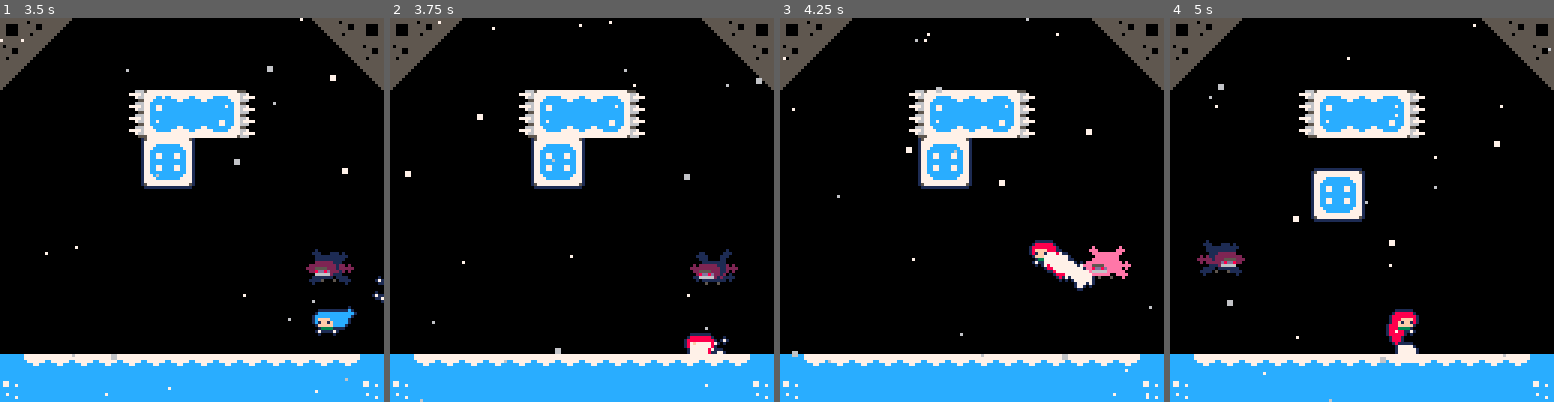
Above: before the commit, frames 1-4 (left to right).
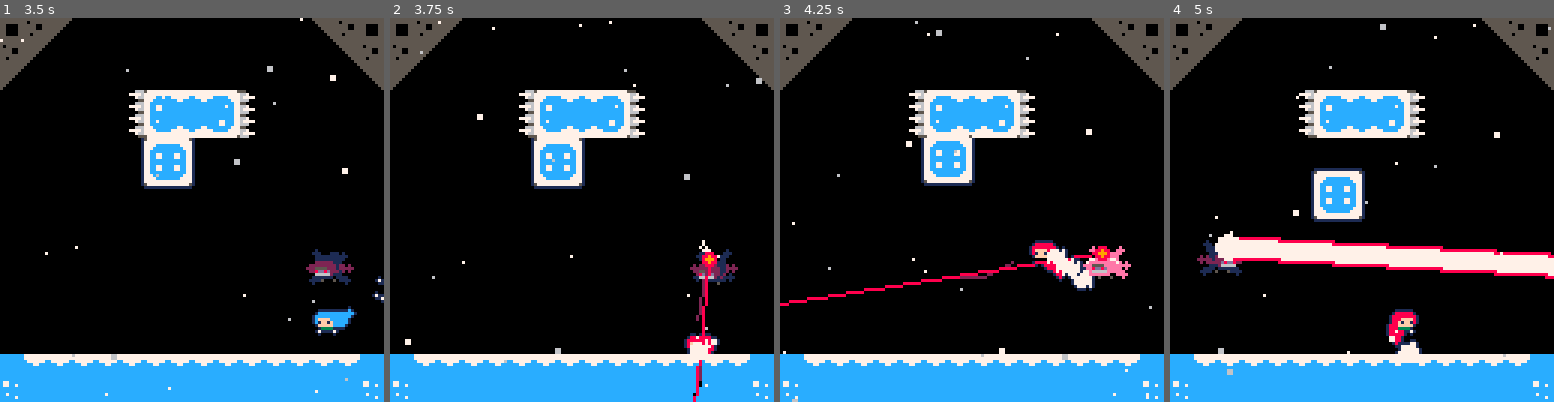
Above: after the commit, the same moments.

Repository: CelesteClassic/newleste.p8
Game: PICO-8 cartridge reflection.p8
Same seed, same stepped clock (60 frames per second), same inputs: the game is played once before the commit and once after it.
Inputs:
- Up to frame 1 (3.5 s): tap X (X key) at 0.33, 1.07, 1.85, 2.97 s; tap O (Z key) at 0.7, 1.7, 2.1, 2.5, 2.9, 3.3 s; hold Right 1.6-2.1 s; hold Up 2.15-2.42 s; hold Right 2.47-3.03 s; hold Left from 3.08 s (still down)
- Up to frame 2 (3.75 s): release Left at 3.58 s; hold Down from 3.63 s (still down); tap O (Z key) at 3.7 s
- Up to frame 3 (4.25 s): release Down at 3.97 s; hold Right from 4.02 s (still down); tap X (X key) at 4.08 s; tap O (Z key) at 4.1 s
- Up to frame 4 (5 s): tap O (Z key) at 4.5, 4.9 s; release Right at 4.68 s; hold Up from 4.73 s (still down)

Frame 1 is identical in both runs. In frame 2, 0.8% of the frame differs, in the area x 3-89%, y 8-100%; in frame 3, 2.4%; in frame 4, 6.0%, in the area x 10-100%, y 1-100%.

Commit message:
laser tokens first pass

Diff:
--- a/old/reflection_badeline.p8
+++ b/old/reflection_badeline.p8
@@ -1451,74 +1451,74 @@
 
   -- badeline background
 
-  foreach(objects,function(o)
-   if o.type == badeline then
-    rectfill(0,0,128,128,0)
-
-    fillp(0b0101101001011010)
-
-    for i=0,127 do
-     offset=sin((frames/15)+(i/150))*3
-
-     for j=-16,256,12 do
-      shrink = (150+(sin((j/4.5)+(frames/30))*30)-i) / 16
-
-      if shrink <= 7.5 then
-       line(j+offset+shrink+1,i+1,j+offset+16-shrink,i+1,1)
-
-       if i > 96 then
-        c=1
-       elseif i > 80 and i < 90 then
-        c=1
-       elseif i > 70 and i < 75 then
-        c=1
-       elseif i > 64 and i < 67 then
-        c=1
-       elseif i > 60 then
-        if i % 2 == 0 then
-         c=2
-        else
-         c=1
-        end
-       else
-        c=2
-       end
-
-       line(j+offset+shrink,i,j+offset+15-shrink,i,c)
-      end
-     end
-    end
-   end
-  end)
+  -- foreach(objects,function(o)
+  --  if o.type == badeline then
+  --   rectfill(0,0,128,128,0)
+
+  --   fillp(0b0101101001011010)
+
+  --   for i=0,127 do
+  --    offset=sin((frames/15)+(i/150))*3
+
+  --    for j=-16,256,12 do
+  --     shrink = (150+(sin((j/4.5)+(frames/30))*30)-i) / 16
+
+  --     if shrink <= 7.5 then
+  --      line(j+offset+shrink+1,i+1,j+offset+16-shrink,i+1,1)
+
+  --      if i > 96 then
+  --       c=1
+  --      elseif i > 80 and i < 90 then
+  --       c=1
+  --      elseif i > 70 and i < 75 then
+  --       c=1
+  --      elseif i > 64 and i < 67 then
+  --       c=1
+  --      elseif i > 60 then
+  --       if i % 2 == 0 then
+  --        c=2
+  --       else
+  --        c=1
+  --       end
+  --      else
+  --       c=2
+  --      end
+
+  --      line(j+offset+shrink,i,j+offset+15-shrink,i,c)
+  --     end
+  --    end
+  --   end
+  --  end
+  -- end)
 
   fillp()
 
-  if anxiety then
-   for i=0,15 do
-    pal(i,12)
-   end
-   map(xtiles,ytiles,-anxiety,0,level_tlength(),level_theight(),4)
-   for i=0,15 do
-    pal(i,8)
-   end
-   map(xtiles,ytiles,anxiety,0,level_tlength(),level_theight(),4)
-  end
+  -- if anxiety then
+  --  for i=0,15 do
+  --   pal(i,12)
+  --  end
+  --  map(xtiles,ytiles,-anxiety,0,level_tlength(),level_theight(),4)
+  --  for i=0,15 do
+  --   pal(i,8)
+  --  end
+  --  map(xtiles,ytiles,anxiety,0,level_tlength(),level_theight(),4)
+  -- end
 
   pal()
 
   -- draw bg terrain
   map(xtiles,ytiles,0,0,level_tlength(),level_theight(),4)
 
-  if anxiety then
-   for i=0,15 do
-    pal(i,12)
-   end
-   map(xtiles,ytiles,-anxiety,0,level_tlength(),level_theight(),2)
-   for i=0,15 do
-    pal(i,8)
-   end
-   map(xtiles,ytiles,anxiety,0,level_tlength(),level_theight(),2)
-  end
+  -- if anxiety then
+  --  for i=0,15 do
+  --   pal(i,12)
+  --  end
+  --  map(xtiles,ytiles,-anxiety,0,level_tlength(),level_theight(),2)
+  --  for i=0,15 do
+  --   pal(i,8)
+  --  end
+  --  map(xtiles,ytiles,anxiety,0,level_tlength(),level_theight(),2)
+  -- end
 
   pal()
 
@@ -1534,20 +1534,20 @@
 
   -- draw objects
   foreach(objects,function(o)
-      anxiety_check=true
-      for i=0,15 do
-       pal(i,12)
-      end
-      camera(2,0)
-      draw_object(o)
-      for i=0,15 do
-       pal(i,8)
-      end
-      camera(-2,0)
-      draw_object(o)
-      anxiety_check=false
-      pal()
-      camera(0,0)
+      -- anxiety_check=true
+      -- for i=0,15 do
+      --  pal(i,12)
+      -- end
+      -- camera(2,0)
+      -- draw_object(o)
+      -- for i=0,15 do
+      --  pal(i,8)
+      -- end
+      -- camera(-2,0)
+      -- draw_object(o)
+      -- anxiety_check=false
+      -- pal()
+      -- camera(0,0)
       draw_object(o)
     end)
 
--- a/reflection.p8
+++ b/reflection.p8
@@ -1014,9 +1014,8 @@
     this.target_x,this.target_y=this.x,this.y
     this.rx,this.ry=this.x,this.y
     --this.hitbox=rectangle(-4,-2,16,12)
-    this.attack=0 --hardcoded for now, will eventually be loaded from level table
+    this.attack=2 --hardcoded for now, will eventually be loaded from level table
     --b=this
-    laser.player=vector(this.x,this.y)
   end,
   update=function(this)
     this.off+=0.005
@@ -1110,15 +1109,7 @@
     badehair(this,1,0.375)
     spr(74,this.x,this.y,1,1,this.flipx)
     pal()
-    for p in all(laser.particles) do
-      p.x+=p.dx
-      p.y+=p.dy
-      pset(p.x,p.y,p.d>5 and 8 or 2)
-      p.d-=1
-      if p.d<1 then
-        del(laser.particles,p)
-      end
-    end
+
   end
 }
 
@@ -1162,8 +1153,8 @@
 end
 
 function rectfillr(x1,y1,x2,y2,a,xc,yc,c)
-  -- rotation about xc,yc
-  local function rc(x,y) return vector(xc+cos(a)*(x-xc)-sin(a)*(y-yc),yc+sin(a)*(x-xc)+cos(a)*(y-yc)) end
+    -- rotation about xc,yc
+  local function rc(x,y) x,y=x-xc,y-yc return vector(xc+cos(a)*x-sin(a)*y,yc+sin(a)*x+cos(a)*y) end
   -- rect points + max/min
   local pts,top,bot=
     {rc(x1,y1),rc(x1,y2),rc(x2,y2),rc(x2,y1)},0x7fff.ffff,0x8000.0000
@@ -1173,8 +1164,8 @@
   -- draw that shit
   for _y=ceil(top),bot do
     local x1,x2=0x7fff.ffff,0x8000.0000
-    for i=1,4 do
-      local p1,p2=pts[i],pts[1+i%4]
+    for i,p1 in pairs(pts) do
+      local p2=pts[1+i%4]
       if mid(_y,p1.y,p2.y)==_y then
         local _x=p1.x+(_y-p1.y)/(p2.y-p1.y)*(p2.x-p1.x)
         x1,x2=min(x1,_x),max(x2,_x)
@@ -1186,74 +1177,87 @@
 
 laser={
   layer=3,
-  particles={},
   init=function(this)
     this.outline=false
     this.timer=0
+    this.particles={}
   end,
   update=function(this)
     this.timer+=1
     if this.timer<30 then
-      laser.player=vector(appr(laser.player.x,find_player().x,10),appr(laser.player.y,find_player().y,10))
-    elseif this.timer==30 then
-      laser.player=vector(laser.player.x,laser.player.y)
+      this.playerx,this.playery=appr(this.playerx or this.badeline.x ,find_player().x,10),appr(this.playery or this.badeline.y,find_player().y,10)
     elseif this.timer==45 then
-      local x1,y1,x2,y2=this.badeline.x+4,this.badeline.y-1,laser.player.x+4,laser.player.y+6
+      local x1,y1,x2,y2=this.badeline.x+4,this.badeline.y-1,this.playerx+4,this.playery+6
       local p=find_player()
       local d=line_dist(p.x+4,p.y+6,x1,y1,x2,y2)
-      gd=d
       if d<6 then
         kill_player(p)
       end
-    elseif this.timer==48 then
+    elseif this.timer>=48 and #this.particles==0 then
       destroy_object(this)
     end
+    for p in all(this.particles) do
+      p.x+=p.dx
+      p.y+=p.dy
+      p.d-=1
+      if p.d<0 then
+        del(this.particles,p)
+      end
+    end
   end,
   draw=function(this)
-    if this.timer>42 and this.timer<45 then return end
-
-    local x1,y1,x2,y2=this.badeline.x+4,this.badeline.y-1,laser.player.x+4,laser.player.y+6
-    local x3,y3=x1-128*(x1-x2),y1-128*(y1-y2)
-
-    --draw ball electricity lines
-    for i=0,rnd(4) do
-      local a = rnd(1)
-      line(x1,y1,x1+cos(a)*rnd(7),y1+sin(a)*rnd(7),7)
-    end
-
-    --x,y,magnitude to player,scale with big laser,color flashing white
-    local _x,_y,d,s,c=x1,y1,sqrt((x2-x1)^2+(y2-y1)^2)*0.1,this.timer>45 and 2 or 1,(this.timer<30 or this.timer%4>=2) and 8 or 7
-    --draw laser electricity lines
-    line(x1,y1,x1,y1,8)
-    for i=0,10 do
-      _x+=(x2-x1)/d
-      _y+=(y2-y1)/d
-      line(_x+(rnd(10)-5)*s,_y+(rnd(10)-5)*s,rnd(2)<1 and c or 0)
-      if this.timer==47 then
-        for j=0,2 do
-          add(laser.particles,{
-            x=_x,
-            y=_y,
-            dx=(rnd(2)-1)/2,
-            dy=(rnd(2)-1)/2,
-            d=10
-          })
-        end
-      end
-    end
-
-    if this.timer<45 or this.timer==47 then
-      line(x1,y1,x3,y3,c)
-      local bscale = (this.timer>30 and this.timer%4<2) and 2 or 1
-      circfill(x1,y1,2*bscale,8)
-      circfill(x1,y1,1*bscale,9)
-    else
-      rectfillr(x1+2,y1-4,x1+132,y1+4,atan2(x3-x1,y3-y1),x1,y1,7)
-      rectfillr(x1+2,y1-4,x1+132,y1-3,atan2(x3-x1,y3-y1),x1,y1,8)
-      rectfillr(x1+2,y1+3,x1+132,y1+4,atan2(x3-x1,y3-y1),x1,y1,8)
-      circfill(x1,y1,4,7)
-    end
-    --y2-=m*x2=
+    local timer=this.timer
+    if timer>42 and timer<45 then return end
+    if timer<48 then
+      local x1,y1,x2,y2=this.badeline.x+4,this.badeline.y-1,this.playerx+4,this.playery+6
+      local x3,y3=x1-128*(x1-x2),y1-128*(y1-y2)
+
+      --draw ball electricity lines
+      for i=0,rnd(4) do
+        local a = rnd()
+        line(x1,y1,x1+cos(a)*rnd(7),y1+sin(a)*rnd(7),7)
+      end
+
+      --x,y,magnitude to player,scale with big laser,color flashing white
+      local _x,_y,d,s,c=x1,y1,sqrt((x2-x1)^2+(y2-y1)^2)*0.1,timer>45 and 2 or 0.5,(timer<30 or timer%4>=2) and 8 or 7
+      --draw laser electricity lines
+      line(x1,y1,x1,y1,8) --set line cursor pos
+      for i=0,10 do
+        _x+=(x2-x1)/d
+        _y+=(y2-y1)/d
+        line(_x+(rnd(10)-5)*s,_y+(rnd(10)-5)*s,maybe() and (timer>45 and c or 2) or 0)
+        if timer==47 then
+          for j=0,2 do
+            add(this.particles,{
+              x=_x,
+              y=_y,
+              dx=rnd()-0.5,
+              dy=rnd()-0.5,
+              d=10
+            })
+          end
+        end
+      end
+
+      if timer<45 or timer==47 then
+        line(x1,y1,x3,y3,c)
+        local bscale = timer>30 and timer%4<2 and 2 or 1
+        for i=2,1,-1 do
+          circfill(x1,y1,i*bscale,10-i)
+        end
+      else
+        -- rectfillr(x1+2,y1-4,x1+132,y1+4,atan2(x3-x1,y3-y1),x1,y1,7)
+        -- rectfillr(x1+2,y1-4,x1+132,y1-3,atan2(x3-x1,y3-y1),x1,y1,8)
+        -- rectfillr(x1+2,y1+3,x1+132,y1+4,atan2(x3-x1,y3-y1),x1,y1,8)
+        for i=1,3 do
+          rectfillr(x1+2,y1+(i==3 and 3 or -4),x1+132,y1+(i==2 and -3 or 4),atan2(x3-x1,y3-y1),x1,y1,i==1 and 7 or 8)
+        end
+        circfill(x1,y1,4,7)
+      end
+    end
+    for p in all(this.particles) do
+      pset(p.x,p.y,p.d>4 and 8 or 2)
+    end
   end
 }
 
